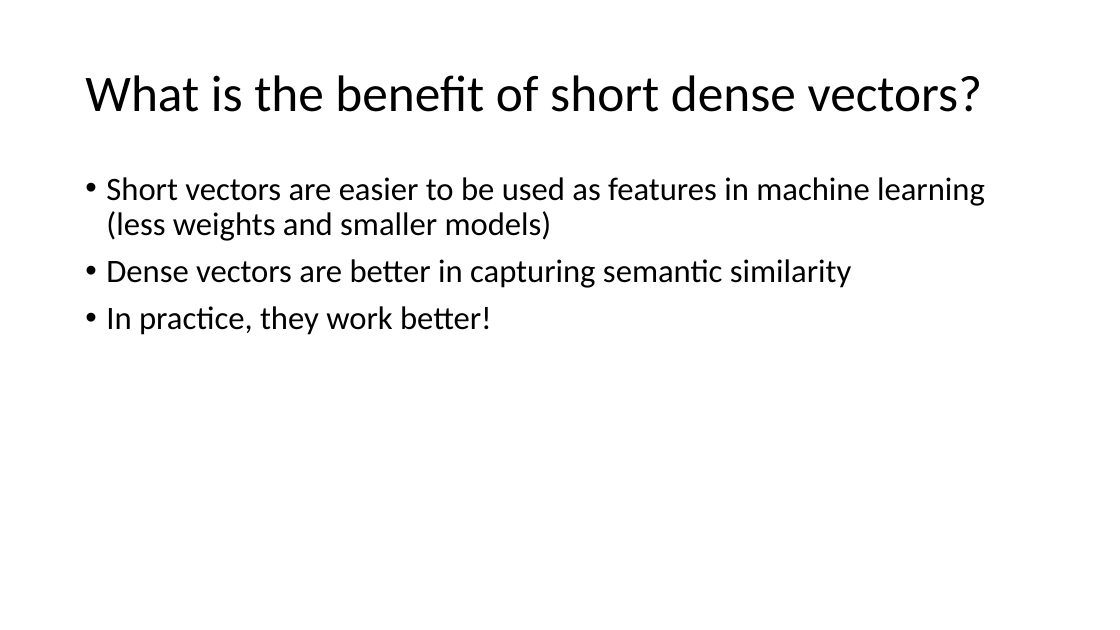
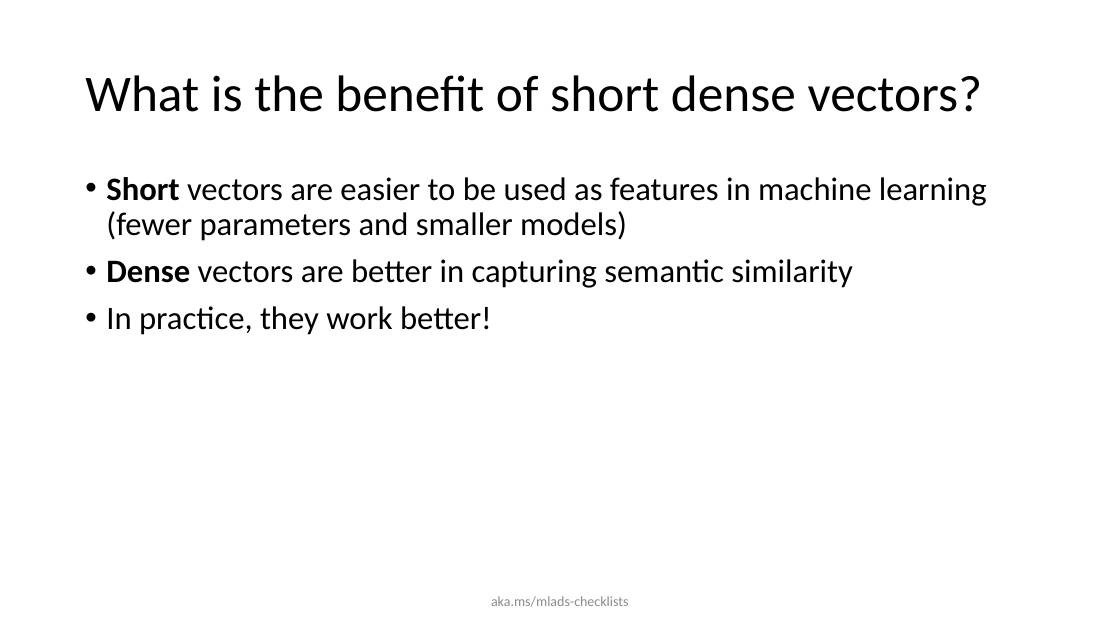
Before and after one commit to FarTaFar/MLADS19_DL4NLP, a slide deck: slide 16 of 41, Gururajan.pptx. Drawn at 1120x630 pixels with LibreOffice and Linux fonts; fonts in the diff are those of the drawing. Boxes give left, top, right and bottom in pixels: in the first picture for what was removed or moved away, otherwise in the second. Text is boxed around its words. In the diff, an @@ line names an element or a change of style, - is before the commit and + after.

```diff
--- a/41, Gururajan.pptx
+++ b/41, Gururajan.pptx
@@ text at bbox=[106, 177, 987, 241]: text changed @@
-• Short vectors are easier to be used as features in machine learning (less weights and smaller models)
+• Short vectors are easier to be used as features in machine learning (fewer parameters and smaller models)
@@ text at bbox=[106, 259, 852, 288]: bold on in "Dense" @@
@@ text added at bbox=[491, 596, 629, 606], 12 pt, text #8C8C8C @@
+aka.ms/mlads-checklists
```
Also in this commit, not shown: 25 other slides changed, 1 other file.
